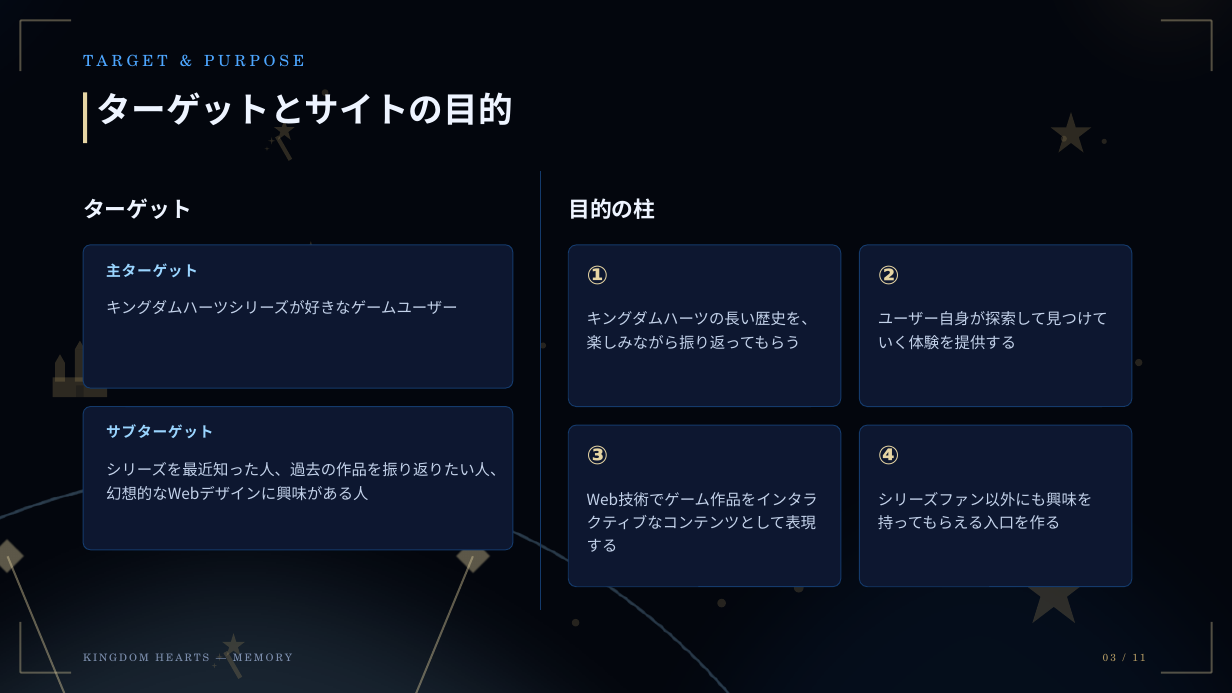
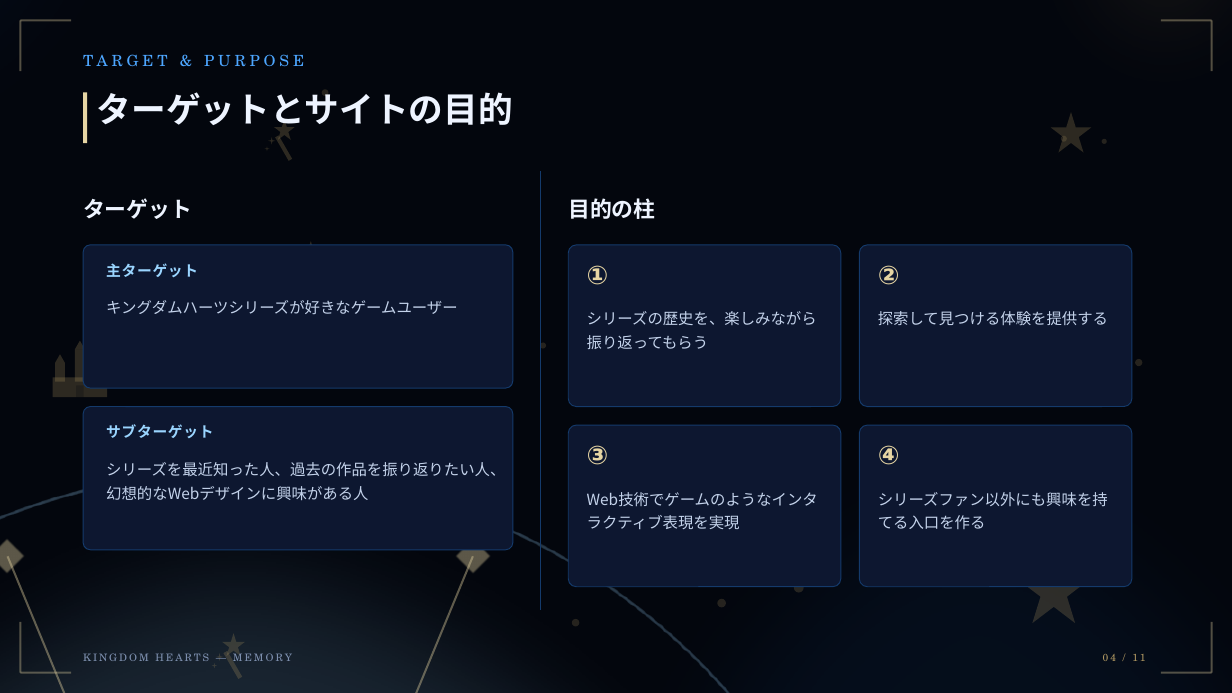
Before and after one commit to LXirgil/kh_mem, a slide deck: slide 4 of KINGDOM HEARTS — MEMORY_企画書.pptx (slide 3 before the commit). Drawn at 1232x693 pixels with LibreOffice and Linux fonts; fonts in the diff are those of the drawing. Boxes give left, top, right and bottom in pixels: in the first picture for what was removed or moved away, otherwise in the second. Text is boxed around its words. In the diff, an @@ line names an element or a change of style, - is before the commit and + after.

```diff
--- a/KINGDOM HEARTS — MEMORY_企画書.pptx
+++ b/KINGDOM HEARTS — MEMORY_企画書.pptx
@@ text at <box>587,311,817,349</box>: text changed @@
-キングダムハーツの長い歴史を、楽しみながら振り返ってもらう
+シリーズの歴史を、楽しみながら振り返ってもらう
@@ text at <box>878,311,1108,325</box>: text changed @@
-ユーザー自身が探索して見つけていく体験を提供する
+探索して見つける体験を提供する
@@ text at <box>587,485,823,530</box>: text changed @@
-Web技術でゲーム作品をインタラクティブなコンテンツとして表現する
+Web技術でゲームのようなインタラクティブ表現を実現
@@ text at <box>878,492,1108,529</box>: text changed @@
-シリーズファン以外にも興味を持ってもらえる入口を作る
+シリーズファン以外にも興味を持てる入口を作る
@@ text at <box>1103,654,1145,661</box>: text changed @@
-03 / 11
+04 / 11
```
Also in this commit, not shown: 9 other slides changed, 1 slide added, 1 slide removed.
